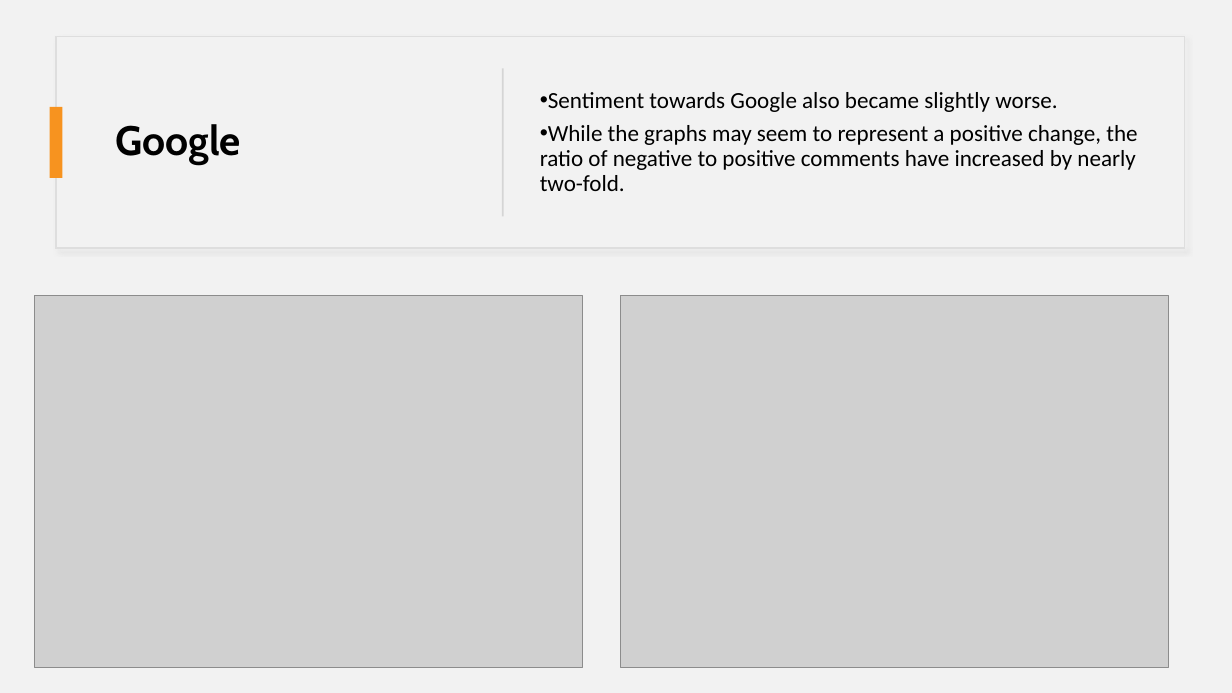
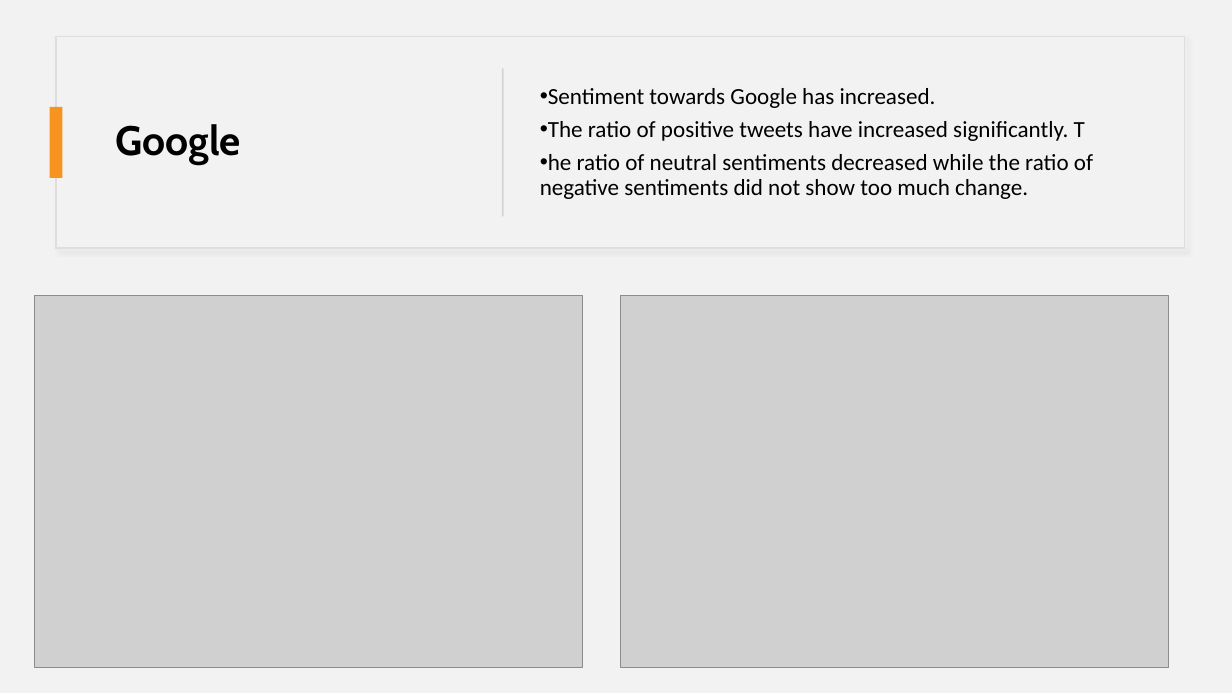
Before and after one commit to samlimish/Project5, a slide deck: slide 10 of twitter.pptx (slide 9 before the commit). Drawn at 1232x693 pixels with LibreOffice and Linux fonts; fonts in the diff are those of the drawing; grey boxes stand for pictures. Boxes give left, top, right and bottom in pixels: in the first picture for what was removed or moved away, otherwise in the second. Text is boxed around its words. In the diff, an @@ line names an element or a change of style, - is before the commit and + after.

```diff
--- a/twitter.pptx
+++ b/twitter.pptx
@@ text at [540,88,1093,199]: text changed @@
-• Sentiment towards Google also became slightly worse.
-• While the graphs may seem to represent a positive change, the ratio of negative to positive comments have increased by nearly two-fold.
+• Sentiment towards Google has increased.
+• The ratio of positive tweets have increased significantly. T
+• he ratio of neutral sentiments decreased while the ratio of negative sentiments did not show too much change.
```
Also in this commit, not shown: 4 other slides changed, 6 slides added, 3 slides removed, 15 other files.
